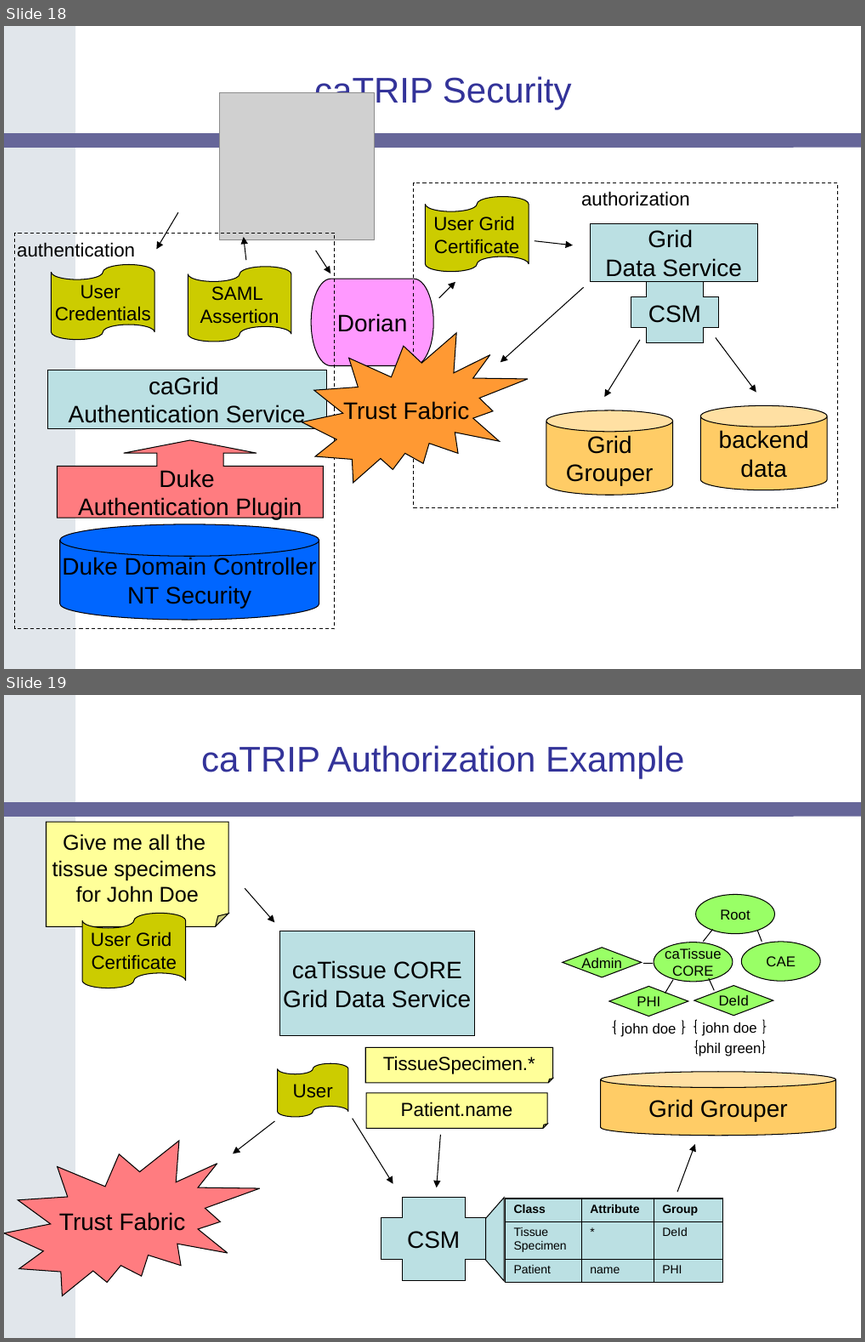
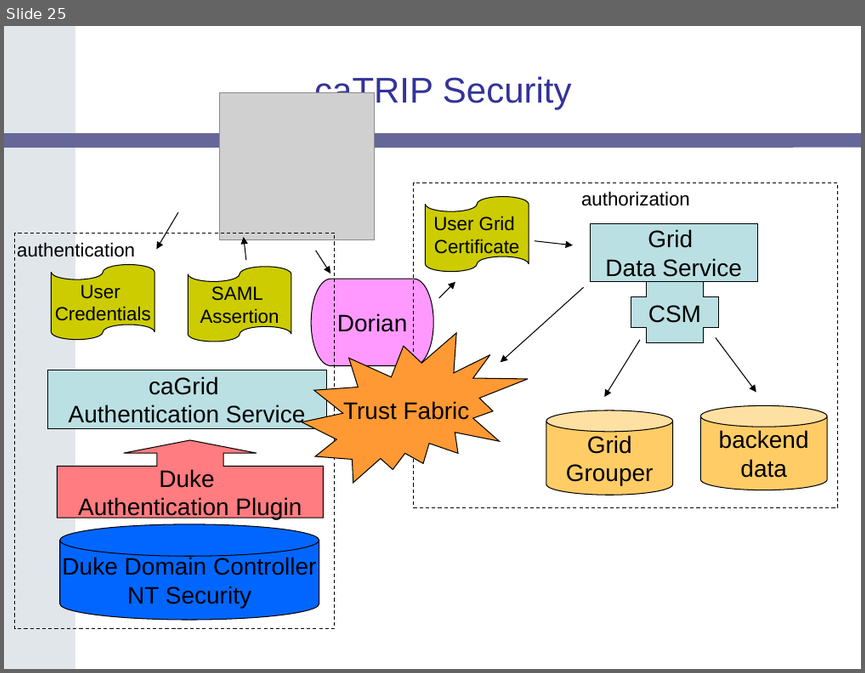
Before and after one commit to NCIP/catrip, a slide deck: catrip/documentation/presentations/ctms_f2f_2006_11_29/catrip_ctms_f2f_2006_11_29.ppt. Shown one above the other, each under a label of ours: slides 18 and 19 before the commit, slide 25 after it. The pictures are 865x1342 and 865x673 pixels, drawn with LibreOffice and Linux fonts; fonts in the diff are those of the drawing; grey boxes stand for pictures; background and template pictures are left out. Boxes give left, top, right and bottom in pixels: in the first picture for what was removed or moved away, otherwise in the second. Text is boxed around its words. In the diff, an @@ line names an element or a change of style, - is before the commit and + after.

```diff
--- a/catrip/documentation/presentations/ctms_f2f_2006_11_29/catrip_ctms_f2f_2006_11_29.ppt
+++ b/catrip/documentation/presentations/ctms_f2f_2006_11_29/catrip_ctms_f2f_2006_11_29.ppt
@@ slide 19 removed at [4,695,861,1338], background #FFFFFF; not listed: 2 template elements that a slide beside it also shows @@
@@ title removed at [201,745,684,779] @@
-caTRIP Authorization Example
@@ folded corner removed at [46,822,228,926] @@
-Give me all the
-tissue specimens
-for John Doe
@@ arrow removed from (245, 889) to (275, 922) @@
@@ ellipse removed at [695,895,774,934] @@
-Root
@@ flow chart punched tape removed at [82,913,186,988] @@
-User Grid
-Certificate
@@ rectangle removed at [280,930,474,1035] @@
-caTissue CORE
-Grid Data Service
@@ diamond removed at [562,947,642,977] @@
-Admin
@@ ellipse removed at [653,941,732,981] @@
-caTissue
-CORE
@@ line removed from (713, 929) to (704, 941) @@
@@ ellipse removed at [741,941,820,981] @@
-CAE
@@ line removed from (757, 930) to (761, 941) @@
@@ line removed from (643, 964) to (653, 964) @@
@@ diamond removed at [609,987,687,1016] @@
-PHI
@@ line removed from (673, 980) to (664, 993) @@
@@ diamond removed at [693,986,772,1015] @@
-DeId
@@ line removed from (709, 978) to (715, 991) @@
@@ brace pair removed at [613,1021,683,1034] @@
-john doe
@@ brace pair removed at [694,1020,765,1033] @@
-john doe
@@ folded corner removed at [365,1047,553,1083] @@
-TissueSpecimen.*
@@ brace pair removed at [695,1040,765,1054] @@
-phil green
@@ flow chart punched tape removed at [278,1063,348,1117] @@
-User
@@ cylinder removed at [601,1072,835,1134] @@
-Grid Grouper
@@ folded corner removed at [366,1093,547,1128] @@
-Patient.name
@@ arrow removed from (275, 1121) to (233, 1153) @@
@@ arrow removed from (352, 1118) to (393, 1184) @@
@@ irregular seal removed at [4,1140,259,1296] @@
-Trust Fabric
@@ arrow removed from (440, 1134) to (437, 1188) @@
@@ arrow removed from (677, 1191) to (694, 1144) @@
@@ plus removed at [381,1197,485,1280] @@
-CSM
@@ freeform shape removed at [485,1197,504,1280] @@
@@ table removed at [506,1198,723,1280], 3 rows, 3 columns @@
-Class | Attribute | Group
-Tissue Specimen | * | DeId
-Patient | name | PHI
@@ what was slide 18 is now slide 25 @@
```
Also in this commit, not shown: 1 slide changed, 4 other slides removed.
